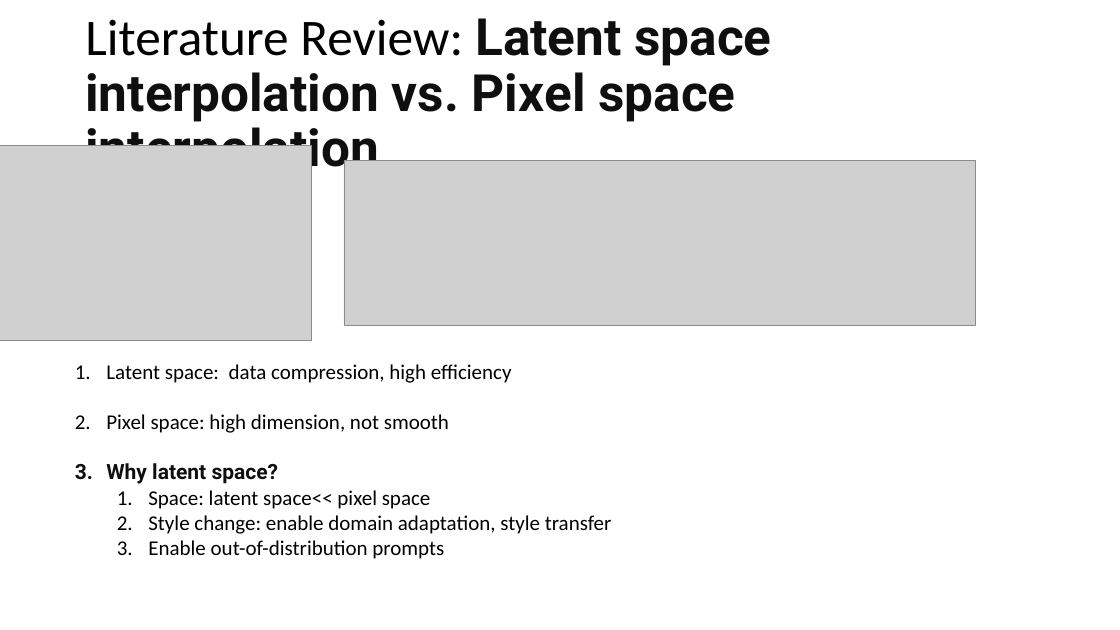
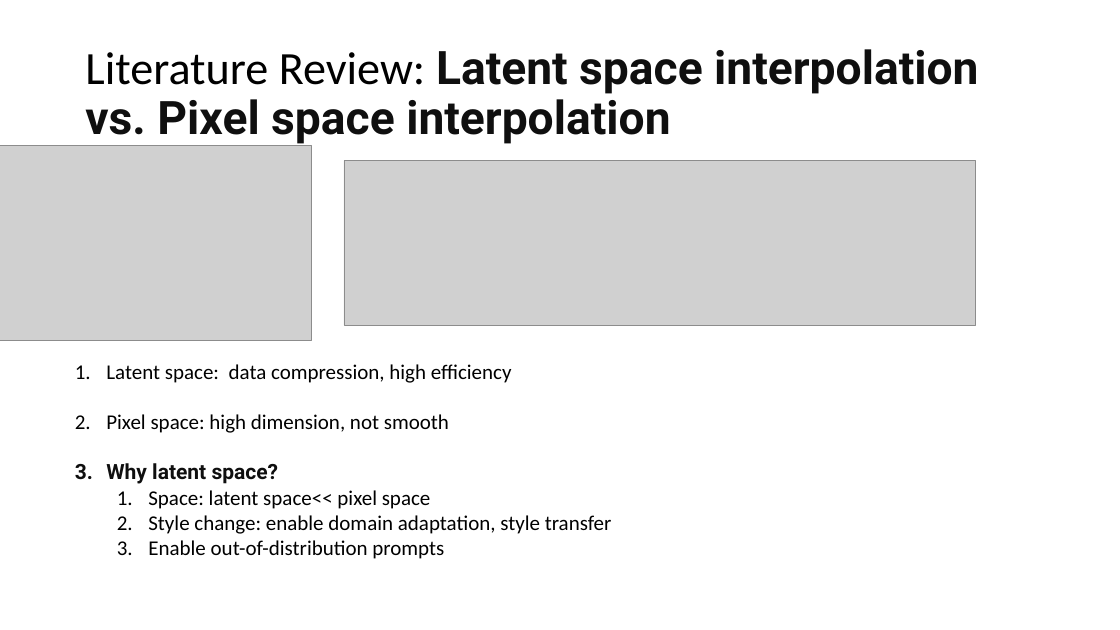
Before and after one commit to jasonfghx/lilicoco, a slide deck: slide 6 of diffusion書報/DDPM.pptx. Drawn at 1120x630 pixels with LibreOffice and Linux fonts; fonts in the diff are those of the drawing; grey boxes stand for pictures. Boxes give left, top, right and bottom in pixels: in the first picture for what was removed or moved away, otherwise in the second. Text is boxed around its words. In the diff, an @@ line names an element or a change of style, - is before the commit and + after.

```diff
--- a/diffusion書報/DDPM.pptx
+++ b/diffusion書報/DDPM.pptx
@@ title "Literature Review: Latent space interpolation ..." at bbox=[85, 49, 978, 144]: size 44 to 39.6 pt @@
```
